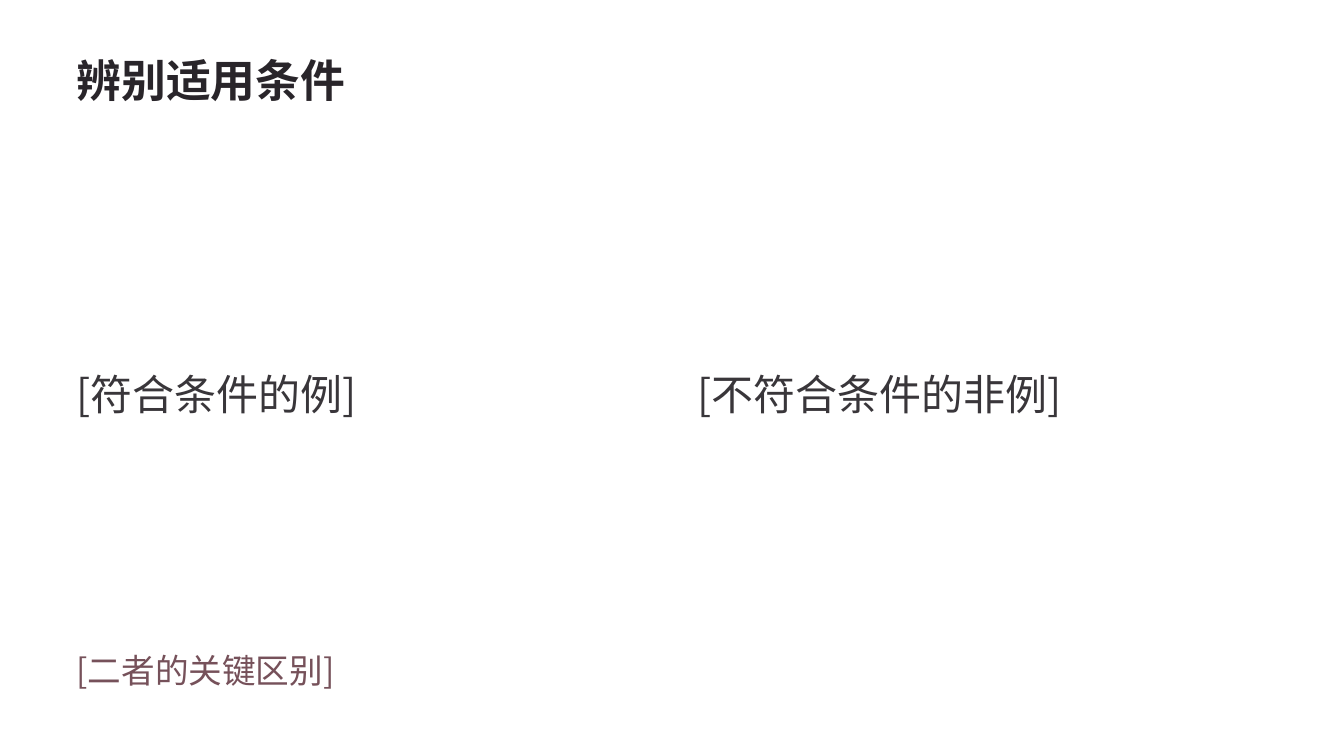
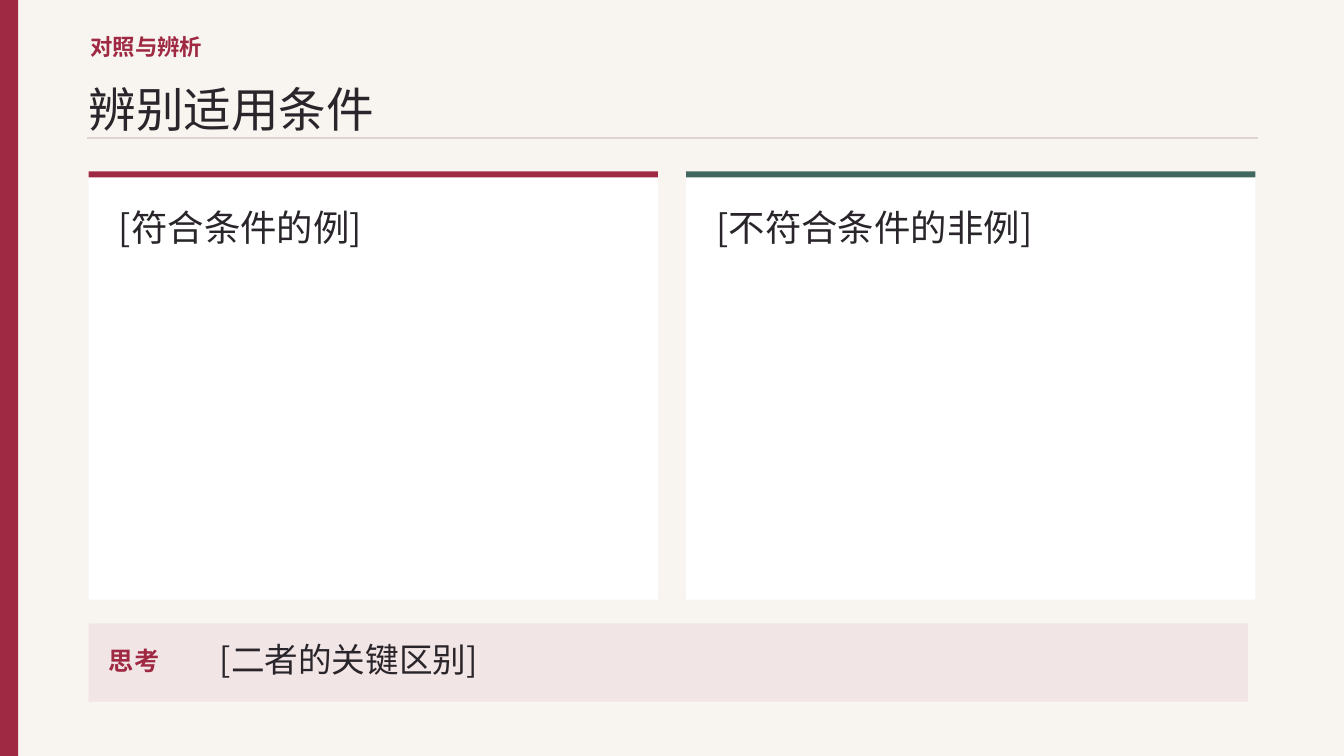
Before and after one commit to jrhhhh/math-homework-agent, a slide deck: slide 7 of lesson-materials-builder/assets/templates/concept-lesson.pptx. Drawn at 1344x756 pixels with LibreOffice and Linux fonts; fonts in the diff are those of the drawing. Boxes give left, top, right and bottom in pixels: in the first picture for what was removed or moved away, otherwise in the second. Text is boxed around its words. In the diff, an @@ line names an element or a change of style, - is before the commit and + after.

```diff
--- a/lesson-materials-builder/assets/templates/concept-lesson.pptx
+++ b/lesson-materials-builder/assets/templates/concept-lesson.pptx
@@ background #FFFFFF to #F8F5F0 @@
@@ rectangle added at (0, 0, 18, 756), fill #9F2943 @@
@@ text added at (91, 36, 203, 57), 16 pt, text #9F2943, bold @@
+对照与辨析
@@ text "辨别适用条件": place and size @@
-text "辨别适用条件" at (77, 59, 346, 101)
+text "辨别适用条件" at (89, 87, 374, 131)
@@ text "辨别适用条件" at (89, 87, 374, 131): size 32 to 34 pt, bold off; line spacing 1 to 45.9pt; more space between paragraphs; vertical alignment middle to top @@
@@ line added from (87, 138) to (1258, 138), #DFD5D0 1.2 pt @@
@@ rectangle added at (89, 171, 658, 600), fill #FFFFFF @@
@@ rectangle added at (89, 171, 658, 177), fill #9F2943 @@
@@ rectangle added at (687, 171, 1256, 600), fill #FFFFFF @@
@@ rectangle added at (687, 171, 1256, 177), fill #42675F @@
@@ text at (119, 210, 362, 248): text changed; size 30 to 26 pt; text colour #39363A to #29252A @@
-[不符合条件的非例]
+[符合条件的例]
@@ text at (716, 210, 1032, 248): text changed; size 30 to 26 pt; text colour #39363A to #29252A @@
-[符合条件的例]
+[不符合条件的非例]
@@ rectangle added at (89, 623, 1248, 702), fill #F2E5E6 @@
@@ text added at (109, 648, 159, 672), 18 pt, text #9F2943, bold @@
+思考
@@ text "[二者的关键区别]": place and size @@
-text "[二者的关键区别]" at (77, 654, 335, 689)
+text "[二者的关键区别]" at (220, 643, 478, 678)
@@ text "[二者的关键区别]" at (220, 643, 478, 678): text colour #76515A to #29252A; line spacing 33.8pt to 32.4pt; more space between paragraphs; vertical alignment middle to top @@
```
Also in this commit, not shown: 13 other slides changed, 24 other files.
